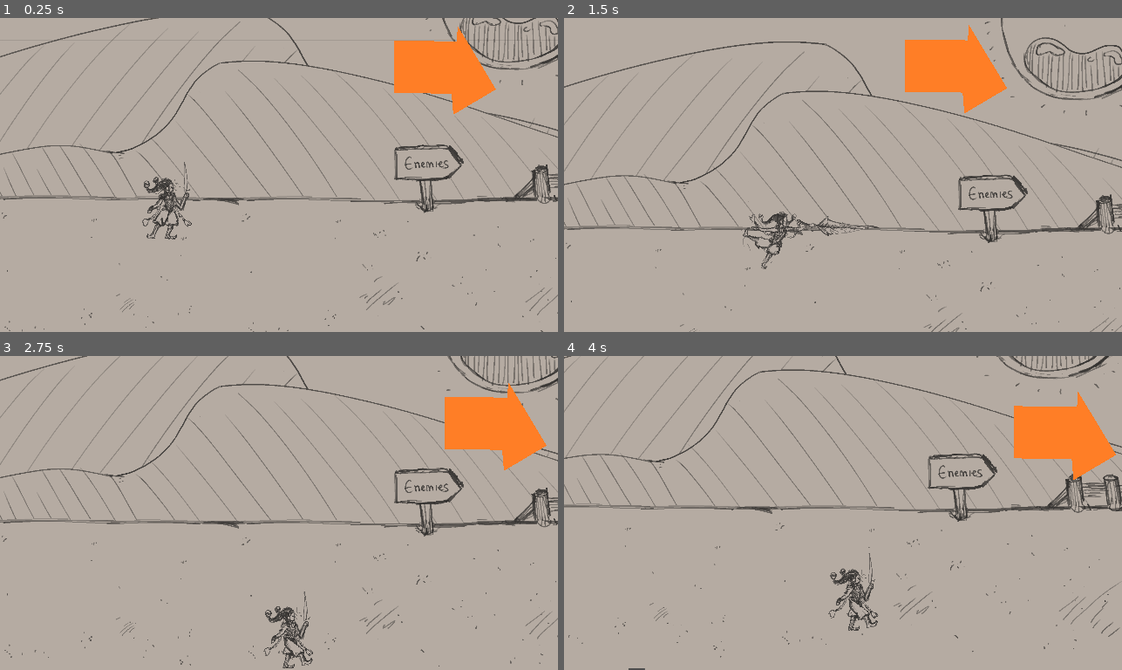
Above: before the commit, frames 1-4 (two rows, left to right).
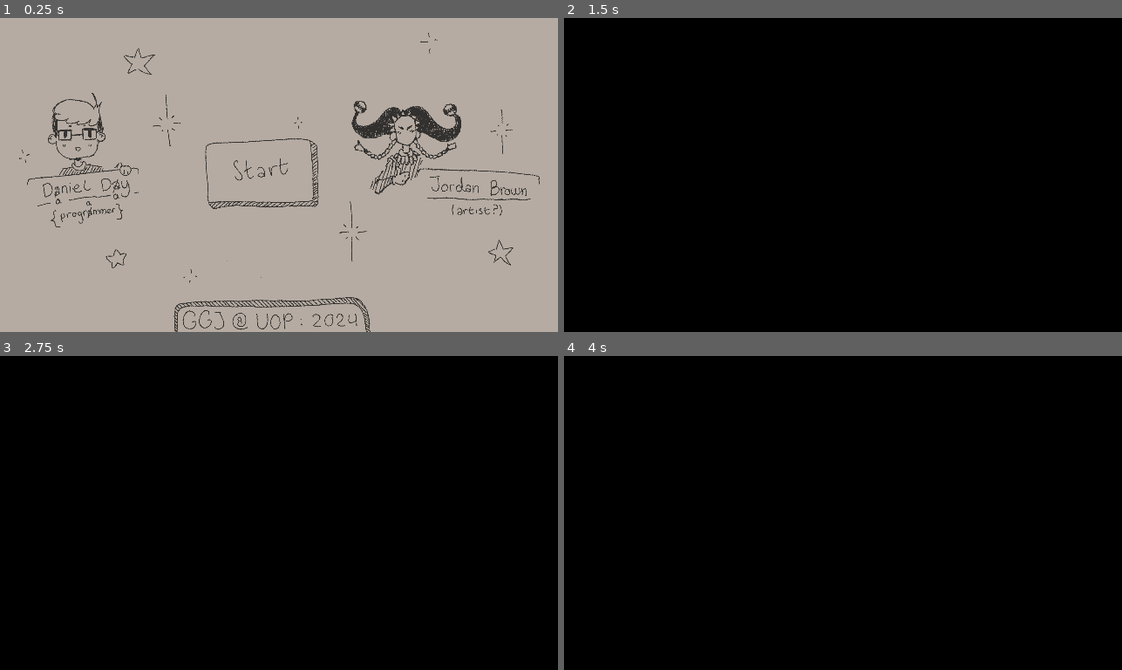
Above: after the commit, the same moments.

Repository: danielday-dev/UOP-GGJ-2024
Game: Godot game, scene res://Scenes/Menu.tscn
The game is run twice, just before and just after one commit, with the same random seed, the same clock (stepped at 60 frames per second) and the same inputs. Before the commit the project starts from res://Scenes/Stage1.tscn.
Inputs (mouse positions are in pixels of both pictures, inside the frame that each line leads up to):
- Up to frame 1 (0.25 s): no input
- Up to frame 2 (1.5 s): click (826, 175) at 0.52 s; hold D (move_right) from 1.28 s (still down); hold U (attack1) from 1.28 s (still down)
- Up to frame 3 (2.75 s): release D (move_right) at 2.03 s; release U (attack1) at 2.03 s; hold S (move_down) from 2.03 s (still down); tap I (attack2) at 2.1 s
- Up to frame 4 (4 s): release S (move_down) at 2.78 s; hold D (move_right) 2.78-3.53 s; hold K (beans) 2.78-3.53 s; hold W (move_up) from 3.53 s (still down); tap J (dodge) at 3.6 s

The runs differ from the first frame. In frame 1, 13% of the frame differs, in the area x 0-100%, y 0-100%; in frame 2, 100%; in frame 3, 100%; in frame 4, 100%.

Commit message:
Menu added.

Diff:
--- /dev/null
+++ b/Scenes/Menu.tscn
@@ -0,0 +1,73 @@
+[gd_scene load_steps=11 format=3 uid="uid://brhpu6rkh43kg"]
+
+[ext_resource type="Texture2D" uid="uid://b3es6pgf38t5" path="res://Resources/Menu/Menu.png" id="1_d3d2f"]
+[ext_resource type="Texture2D" uid="uid://dw6obuytdfvfe" path="res://Resources/Menu/MenuButton-active.png" id="2_lxa8f"]
+[ext_resource type="Texture2D" uid="uid://ku1x7nwp7a7g" path="res://Resources/Menu/MenuButton-highlight.png" id="3_nbsel"]
+[ext_resource type="Texture2D" uid="uid://ddnc7gsiuaiei" path="res://Resources/Menu/MenuButton.png" id="4_5lmfo"]
+[ext_resource type="Script" path="res://Source/MenuButton.gd" id="4_i6fd0"]
+
+[sub_resource type="AtlasTexture" id="AtlasTexture_ih313"]
+atlas = ExtResource("4_5lmfo")
+region = Rect2(0, 0, 600, 400)
+
+[sub_resource type="AtlasTexture" id="AtlasTexture_cstml"]
+atlas = ExtResource("4_5lmfo")
+region = Rect2(600, 0, 600, 400)
+
+[sub_resource type="AtlasTexture" id="AtlasTexture_oxciu"]
+atlas = ExtResource("4_5lmfo")
+region = Rect2(1200, 0, 600, 400)
+
+[sub_resource type="AtlasTexture" id="AtlasTexture_0anqo"]
+atlas = ExtResource("4_5lmfo")
+region = Rect2(1800, 0, 600, 400)
+
+[sub_resource type="SpriteFrames" id="SpriteFrames_8gmwp"]
+animations = [{
+"frames": [{
+"duration": 1.0,
+"texture": SubResource("AtlasTexture_ih313")
+}, {
+"duration": 1.0,
+"texture": SubResource("AtlasTexture_cstml")
+}, {
+"duration": 1.0,
+"texture": SubResource("AtlasTexture_oxciu")
+}, {
+"duration": 1.0,
+"texture": SubResource("AtlasTexture_0anqo")
+}],
+"loop": true,
+"name": &"default",
+"speed": 5.0
+}]
+
+[node name="Menu" type="Node2D"]
+
+[node name="Background" type="Sprite2D" parent="."]
+scale = Vector2(0.25, 0.25)
+texture = ExtResource("1_d3d2f")
+centered = false
+
+[node name="MenuButton" type="TextureButton" parent="."]
+z_index = 1
+anchors_preset = 15
+anchor_right = 1.0
+anchor_bottom = 1.0
+offset_left = 225.0
+offset_top = 130.0
+offset_right = 825.0
+offset_bottom = 530.0
+grow_horizontal = 2
+grow_vertical = 2
+scale = Vector2(0.25, 0.25)
+texture_pressed = ExtResource("2_lxa8f")
+texture_hover = ExtResource("3_nbsel")
+script = ExtResource("4_i6fd0")
+
+[node name="Button Animation" type="AnimatedSprite2D" parent="MenuButton"]
+z_as_relative = false
+position = Vector2(300, 200)
+sprite_frames = SubResource("SpriteFrames_8gmwp")
+
+[connection signal="pressed" from="MenuButton" to="MenuButton" method="_onPressed"]
--- /dev/null
+++ b/Source/MenuButton.gd
@@ -0,0 +1,4 @@
+extends TextureButton
+
+func _onPressed():
+	get_tree().change_scene_to_file("res://Scenes/SplashScreen.tscn");
--- a/project.godot
+++ b/project.godot
@@ -11,7 +11,7 @@
 [application]
 
 config/name="UOP-GGJ-2024"
-run/main_scene="res://Scenes/Stage1.tscn"
+run/main_scene="res://Scenes/Menu.tscn"
 config/features=PackedStringArray("4.2", "GL Compatibility")
 
 [display]
Binary file added: Resources/Menu/Menu.png
Not shown, added: Resources/Menu/Menu.png.import
Binary file added: Resources/Menu/MenuButton-active.png
Not shown, changed: Resources/Menu/MenuButton-active.png.import
Binary file added: Resources/Menu/MenuButton-highlight.png
Not shown, added: Resources/Menu/MenuButton-highlight.png.import
Binary file added: Resources/Menu/MenuButton.ase
Binary file added: Resources/Menu/MenuButton.png
Not shown, added: Resources/Menu/MenuButton.png.import
Binary file removed: Resources/Streetgame game screen.png
